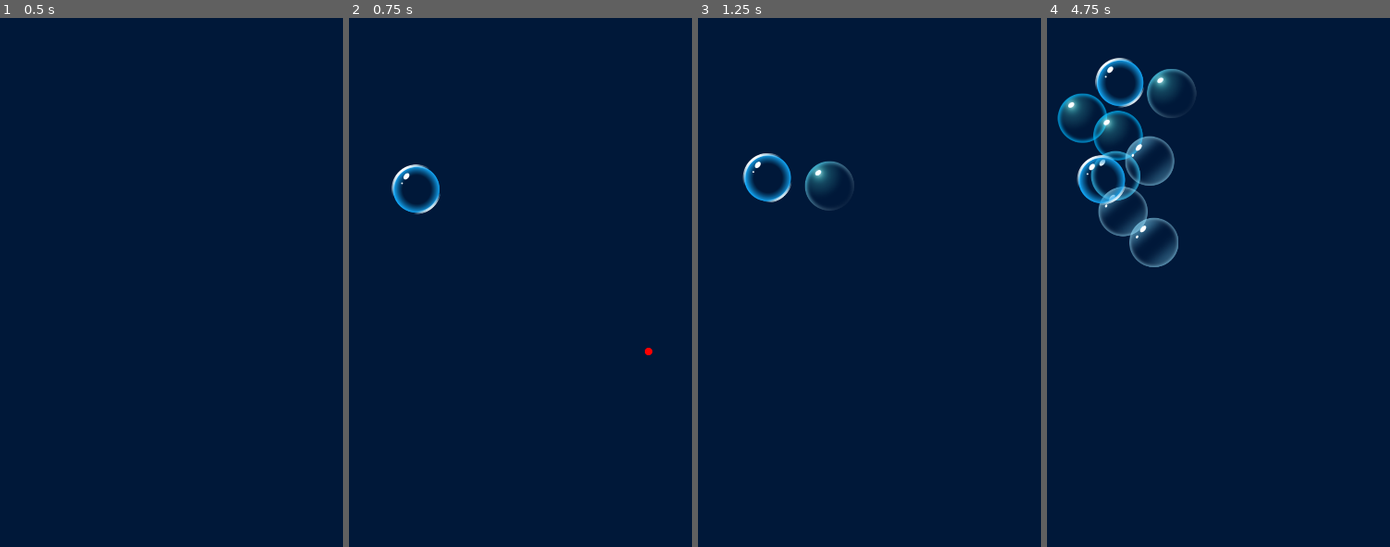
Above: before the commit, frames 1-4 (left to right).
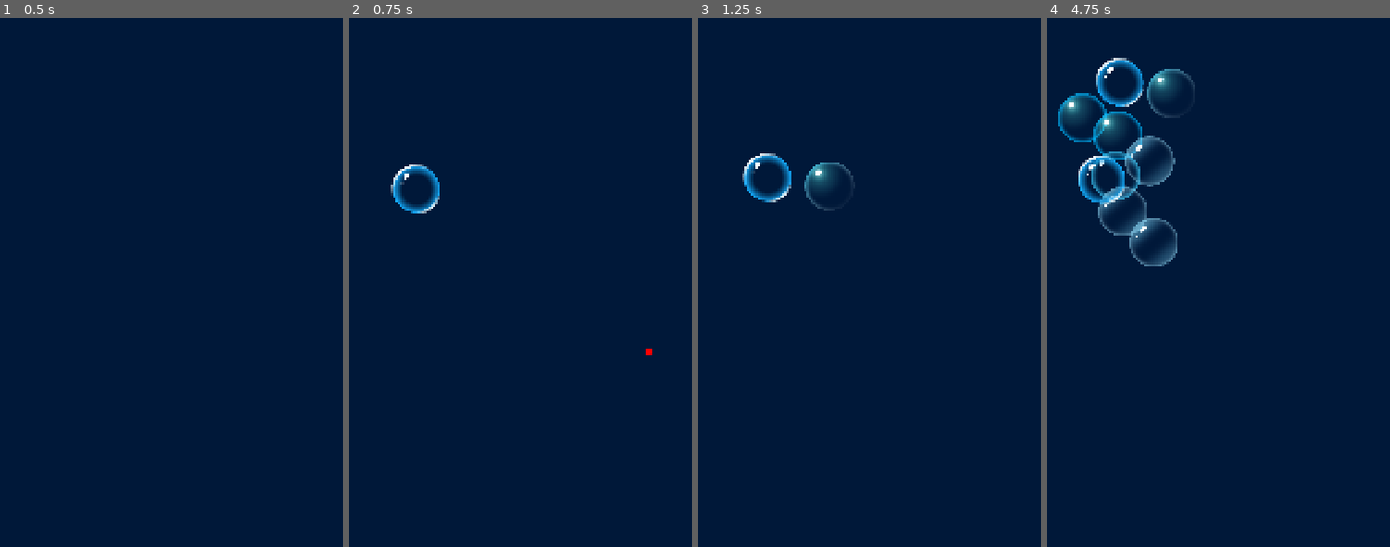
Above: after the commit, the same moments.

Repository: HybridAU/bubble-pop
Game: Godot game, scene res://main.tscn
The game is run twice, just before and just after one commit, with the same random seed, the same clock (stepped at 60 frames per second) and the same inputs.
Inputs (mouse positions are in pixels of both pictures, inside the frame that each line leads up to):
- Up to frame 1 (0.5 s): no input
- Up to frame 2 (0.75 s): tap Enter at 0.5 s; move the mouse to (647, 351) at 0.52 s; click (647, 351) at 0.67 s
- Up to frame 3 (1.25 s): no input
- Up to frame 4 (4.75 s): move the mouse to (1170, 425) at 1.27 s; click (1170, 425) at 1.42 s; move the mouse to (1297, 224) at 2.02 s; click (1297, 224) at 2.17 s; move the mouse to (1235, 536) at 2.77 s; click (1235, 536) at 2.92 s; move the mouse to (1379, 499) at 3.52 s; click (1379, 499) at 3.67 s; move the mouse to (1129, 277) at 4.27 s; click (1129, 277) at 4.42 s

Frame 1 is identical in both runs. In frame 2, 0.2% of the frame differs, in the area x 12-89%, y 27-64%; in frame 3, 0.2%; in frame 4, 1.0%, in the area x 2-44%, y 7-48%.
Error in both runs: Invalid access to property or key 'position' on a base object of type 'InputEventKey'. (res://scripts/main.gd:14)

Commit message:
Use Gradle build

Diff:
--- /dev/null
+++ b/android_icons/icon.svg
@@ -0,0 +1,134 @@
+<?xml version="1.0" encoding="UTF-8" standalone="no"?>
+<!-- Created with Inkscape (http://www.inkscape.org/) -->
+
+<svg
+   width="108"
+   height="108"
+   viewBox="0 0 108 108"
+   version="1.1"
+   id="svg1"
+   inkscape:export-filename="icon.png"
+   inkscape:export-xdpi="170.66667"
+   inkscape:export-ydpi="170.66667"
+   inkscape:version="1.4.3 (0d15f75042, 2025-12-25)"
+   sodipodi:docname="icon.svg"
+   xmlns:inkscape="http://www.inkscape.org/namespaces/inkscape"
+   xmlns:sodipodi="http://sodipodi.sourceforge.net/DTD/sodipodi-0.dtd"
+   xmlns:xlink="http://www.w3.org/1999/xlink"
+   xmlns="http://www.w3.org/2000/svg"
+   xmlns:svg="http://www.w3.org/2000/svg">
+  <sodipodi:namedview
+     id="namedview1"
+     pagecolor="#ffffff"
+     bordercolor="#000000"
+     borderopacity="0.25"
+     inkscape:showpageshadow="2"
+     inkscape:pageopacity="0.0"
+     inkscape:pagecheckerboard="0"
+     inkscape:deskcolor="#d1d1d1"
+     inkscape:document-units="px"
+     inkscape:zoom="1.552525"
+     inkscape:cx="71.818491"
+     inkscape:cy="169.07941"
+     inkscape:window-width="2560"
+     inkscape:window-height="1368"
+     inkscape:window-x="0"
+     inkscape:window-y="0"
+     inkscape:window-maximized="1"
+     inkscape:current-layer="layer1" />
+  <defs
+     id="defs1">
+    <radialGradient
+       inkscape:collect="always"
+       xlink:href="#linearGradient4297-9"
+       id="radialGradient4453-8"
+       gradientUnits="userSpaceOnUse"
+       gradientTransform="matrix(0.51402396,0.89031562,-0.82631936,0.47707452,662.17406,135.94567)"
+       cx="177.87421"
+       cy="657.23578"
+       fx="177.87421"
+       fy="657.23578"
+       r="140.5" />
+    <linearGradient
+       inkscape:collect="always"
+       id="linearGradient4297-9">
+      <stop
+         style="stop-color:#ffffff;stop-opacity:1"
+         offset="0"
+         id="stop4299-0" />
+      <stop
+         id="stop4301-0"
+         offset="0.20294678"
+         style="stop-color:#63fffb;stop-opacity:0.44313725;" />
+      <stop
+         style="stop-color:#63fffb;stop-opacity:0.20392157;"
+         offset="0.4164919"
+         id="stop4303-07" />
+      <stop
+         style="stop-color:#63fffb;stop-opacity:0;"
+         offset="1"
+         id="stop4305-2" />
+    </linearGradient>
+    <clipPath
+       clipPathUnits="userSpaceOnUse"
+       id="clipPath4057-5">
+      <circle
+         id="path4059-5"
+         style="fill:none;stroke:#00b7ff;stroke-width:43.2984;stroke-linecap:round;stroke-linejoin:round;stroke-miterlimit:4;stroke-dasharray:none;stroke-dashoffset:0;stroke-opacity:1"
+         cx="273.5"
+         cy="681.86218"
+         r="140.5" />
+    </clipPath>
+    <filter
+       inkscape:collect="always"
+       id="filter3984-2"
+       style="color-interpolation-filters:sRGB"
+       x="-0.11978876"
+       y="-0.11978876"
+       width="1.2395775"
+       height="1.2395775">
+      <feGaussianBlur
+         inkscape:collect="always"
+         stdDeviation="9.9410377"
+         id="feGaussianBlur3986-1" />
+    </filter>
+    <filter
+       inkscape:collect="always"
+       id="filter4174"
+       x="-0.034749878"
+       y="-0.034749878"
+       width="1.0694998"
+       height="1.0694998">
+      <feGaussianBlur
+         inkscape:collect="always"
+         stdDeviation="0.57334374"
+         id="feGaussianBlur4176" />
+    </filter>
+  </defs>
+  <g
+     inkscape:label="Layer 1"
+     inkscape:groupmode="layer"
+     id="layer1">
+    <g
+       id="g3684"
+       transform="matrix(0.65999999,0,0,0.65999999,-299.589,127.18472)"
+       inkscape:export-xdpi="384"
+       inkscape:export-ydpi="384">
+      <circle
+         style="fill:url(#radialGradient4453-8);fill-opacity:1;stroke:#00b7ff;stroke-width:19.6043;stroke-linecap:round;stroke-linejoin:round;stroke-miterlimit:4;stroke-dasharray:none;stroke-dashoffset:0;stroke-opacity:1;filter:url(#filter3984-2)"
+         id="path3127"
+         transform="matrix(0.35587189,0,0,0.35587189,438.40995,-353.54152)"
+         clip-path="url(#clipPath4057-5)"
+         cx="273.5"
+         cy="681.86218"
+         r="140.5" />
+      <circle
+         style="fill:#ffffff;fill-opacity:1;stroke:none;filter:url(#filter4174)"
+         id="path3129"
+         transform="matrix(0.13983704,0.18946257,-0.279208,0.20607564,579.61192,-154.48223)"
+         cx="-110.30865"
+         cy="184.03505"
+         r="19.79899" />
+    </g>
+  </g>
+</svg>
--- a/icon.svg
+++ /dev/null
@@ -1 +0,0 @@
-<svg xmlns="http://www.w3.org/2000/svg" width="128" height="128"><rect width="124" height="124" x="2" y="2" fill="#363d52" stroke="#212532" stroke-width="4" rx="14"/><g fill="#fff" transform="translate(12.322 12.322)scale(.101)"><path d="M105 673v33q407 354 814 0v-33z"/><path fill="#478cbf" d="m105 673 152 14q12 1 15 14l4 67 132 10 8-61q2-11 15-15h162q13 4 15 15l8 61 132-10 4-67q3-13 15-14l152-14V427q30-39 56-81-35-59-83-108-43 20-82 47-40-37-88-64 7-51 8-102-59-28-123-42-26 43-46 89-49-7-98 0-20-46-46-89-64 14-123 42 1 51 8 102-48 27-88 64-39-27-82-47-48 49-83 108 26 42 56 81zm0 33v39c0 276 813 276 814 0v-39l-134 12-5 69q-2 10-14 13l-162 11q-12 0-16-11l-10-65H446l-10 65q-4 11-16 11l-162-11q-12-3-14-13l-5-69z"/><path d="M483 600c0 34 58 34 58 0v-86c0-34-58-34-58 0z"/><circle cx="725" cy="526" r="90"/><circle cx="299" cy="526" r="90"/></g><g fill="#414042" transform="translate(12.322 12.322)scale(.101)"><circle cx="307" cy="532" r="60"/><circle cx="717" cy="532" r="60"/></g></svg>
--- a/project.godot
+++ b/project.godot
@@ -13,14 +13,13 @@
 config/name="bubble-pop"
 run/main_scene="uid://bugmhdtt5yt32"
 config/features=PackedStringArray("4.6", "Mobile")
-config/icon="res://icon.svg"
 
 [display]
 
 window/size/viewport_width=1080
 window/size/viewport_height=1920
-window/stretch/mode="viewport"
-window/stretch/aspect="expand"
+window/stretch/mode="canvas_items"
+window/stretch/aspect="keep_width"
 window/handheld/orientation=1
 
 [input_devices]
Binary file added: android_icons/icon.png
Not shown, changed: android_icons/icon.png.import
Not shown, added: android_icons/icon.svg.import
Not shown, changed: export_presets.cfg
